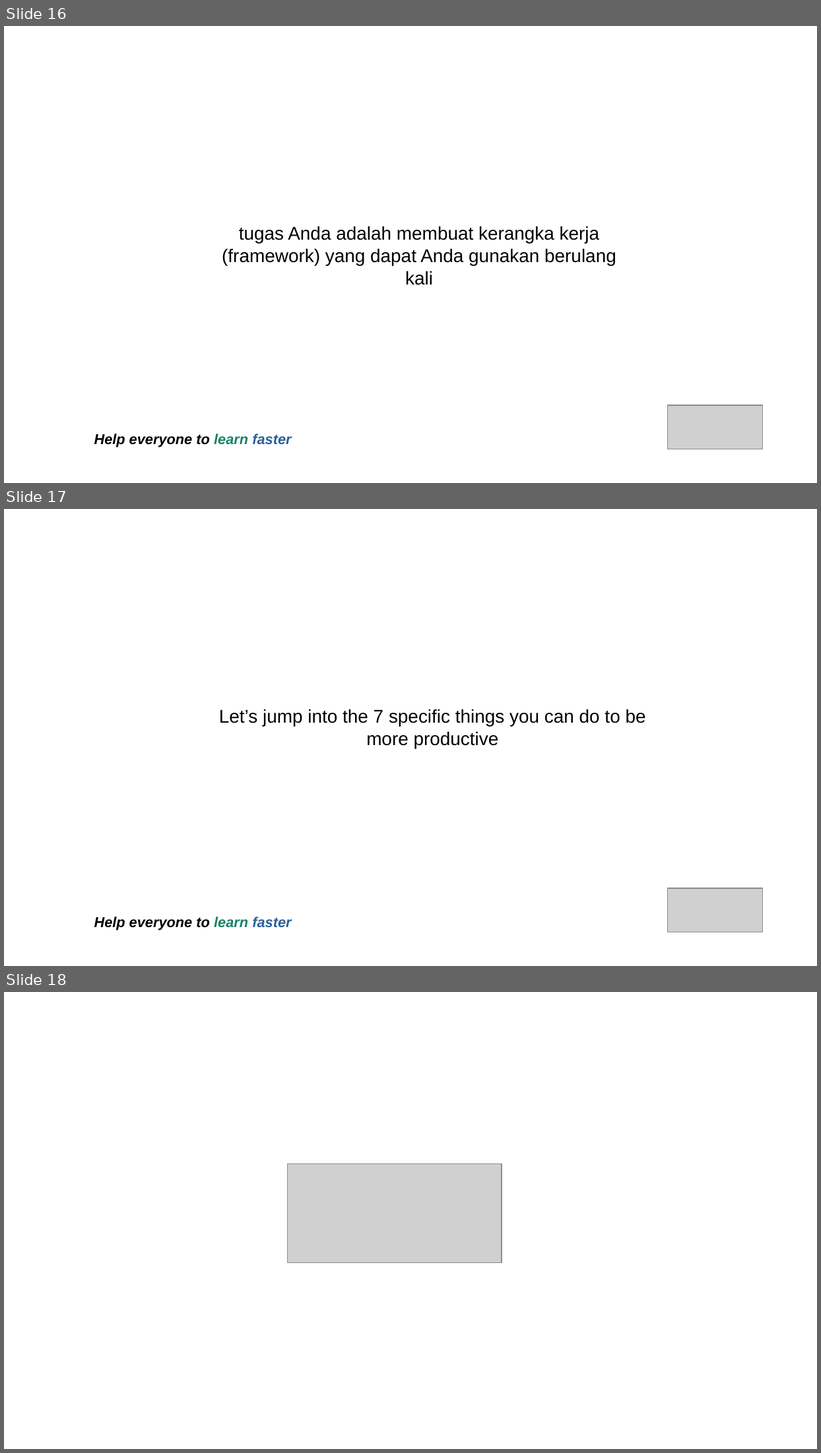
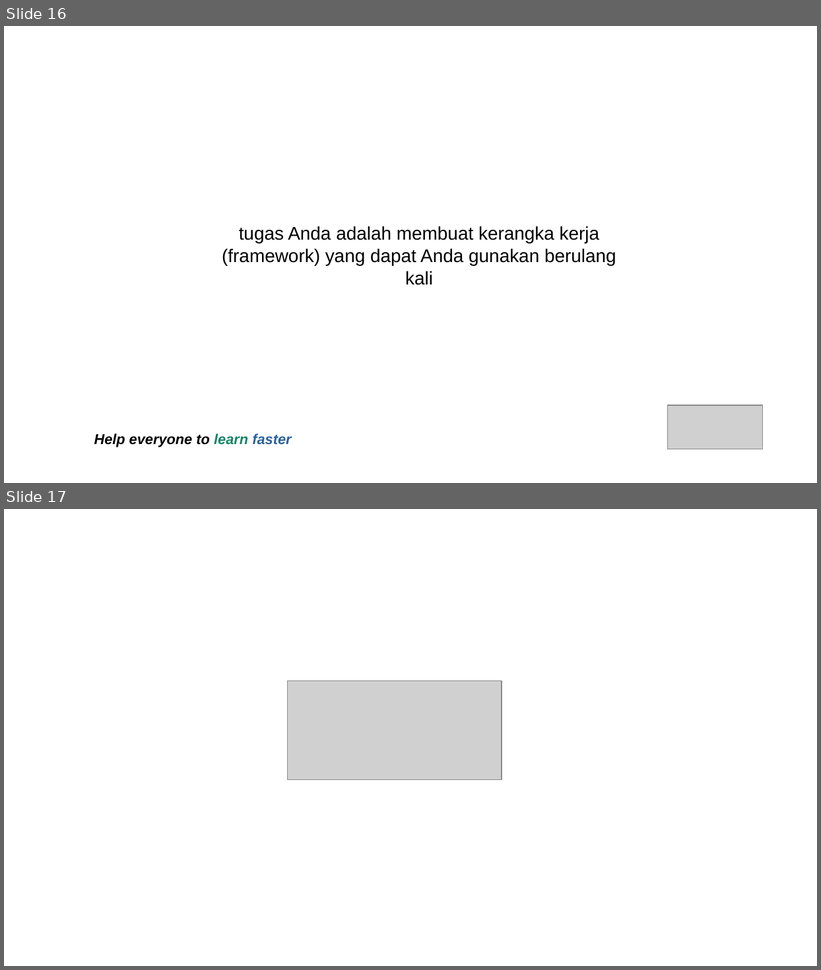
Before and after one commit to jejaksaid/course-flc, a slide deck: Time Management/time-management.pptx. Shown one above the other, each under a label of ours: slides 16, 17 and 18 before the commit, slides 16 and 17 after it. The pictures are 821x1453 and 821x970 pixels, drawn with LibreOffice and Linux fonts; fonts in the diff are those of the drawing; grey boxes stand for pictures; background and template pictures are left out. Boxes give left, top, right and bottom in pixels: in the first picture for what was removed or moved away, otherwise in the second. Text is boxed around its words. In the diff, an @@ line names an element or a change of style, - is before the commit and + after.

```diff
--- a/Time Management/time-management.pptx
+++ b/Time Management/time-management.pptx
@@ slide 17 removed at <box>4,509,817,966</box>, background picture (left out) @@
@@ text removed at <box>219,709,646,749</box> @@
-Let’s jump into the 7 specific things you can do to be
-more productive
@@ picture removed at <box>668,889,763,933</box> @@
@@ text removed at <box>94,917,291,931</box> @@
-Help everyone to learn faster
@@ what was slide 18 is now slide 17 @@
```
Also in this commit, not shown: 57 slides changed, 1 slide added, 2 other files.
